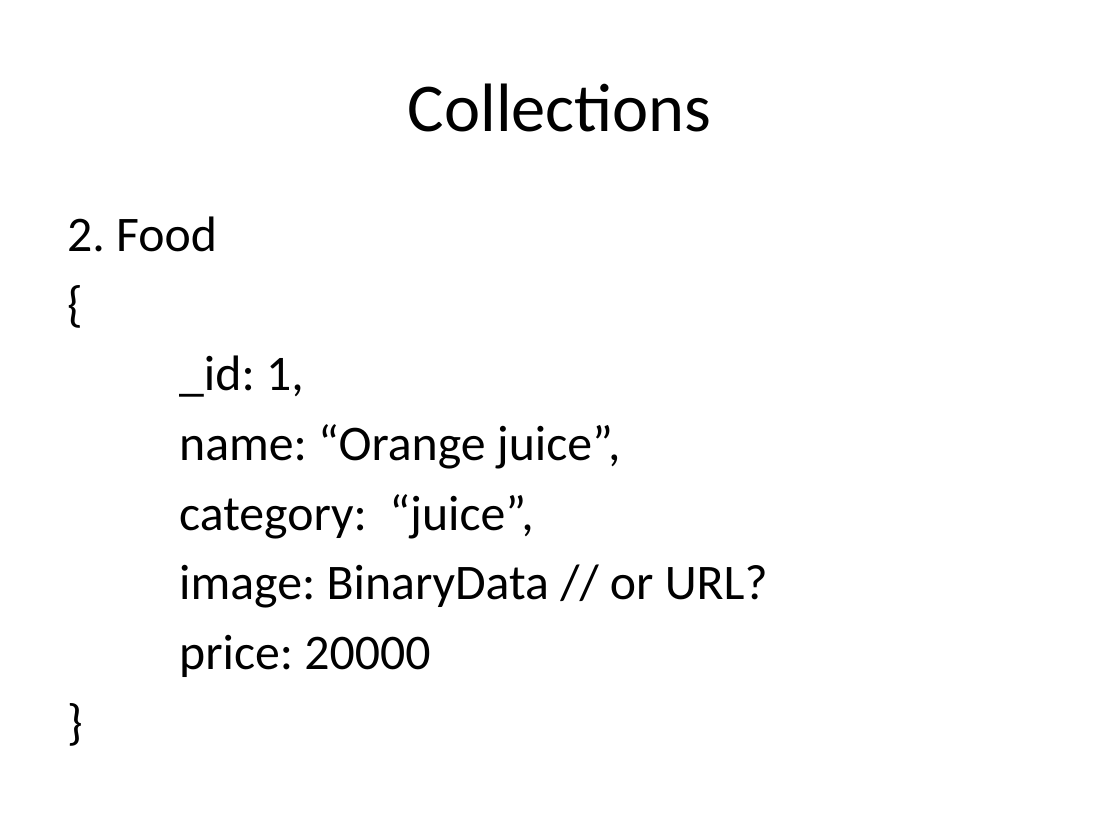
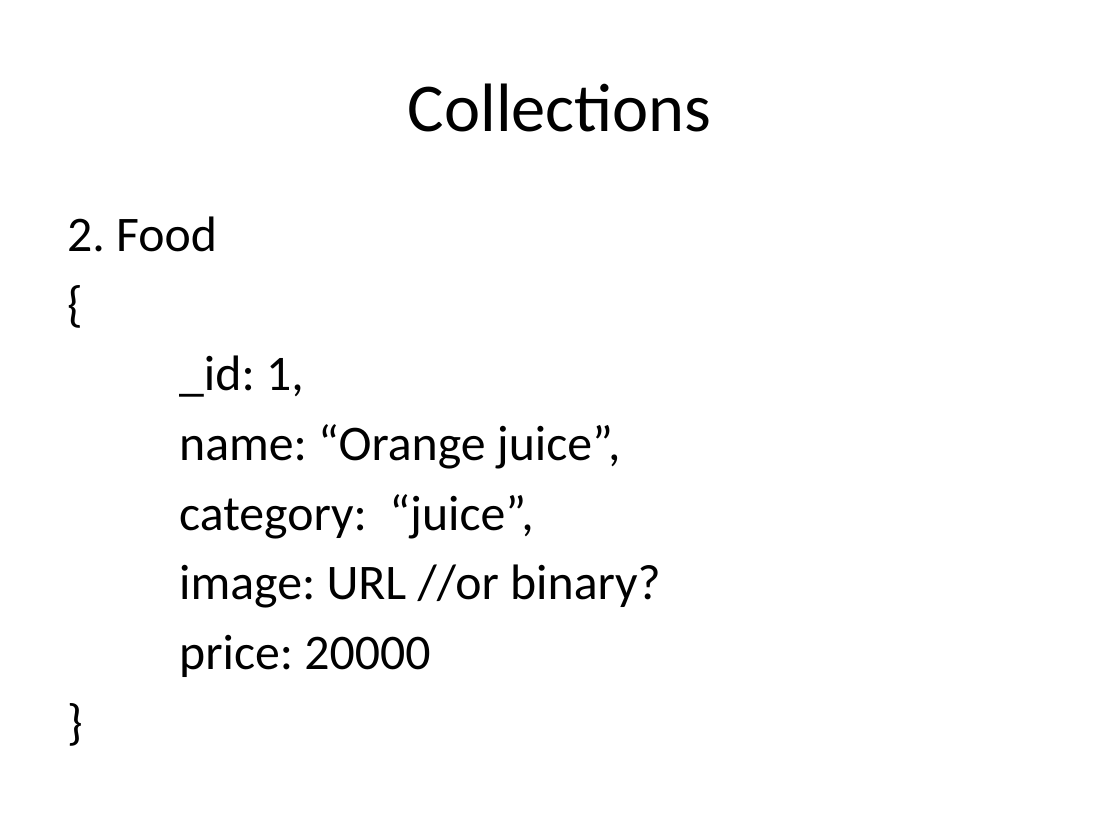
Before and after one commit to datnq55/CoffeeShop2, a slide deck: slide 4 of Tags/db/Design – MongoDB.pptx. Drawn at 1120x840 pixels with LibreOffice and Linux fonts; fonts in the diff are those of the drawing. Boxes give left, top, right and bottom in pixels: in the first picture for what was removed or moved away, otherwise in the second. Text is boxed around its words. In the diff, an @@ line names an element or a change of style, - is before the commit and + after.

```diff
--- a/Tags/db/Design – MongoDB.pptx
+++ b/Tags/db/Design – MongoDB.pptx
@@ text at box(179, 564, 661, 608): text changed @@
-image: BinaryData // or URL?
+image: URL //or binary?
```
Also in this commit, not shown: 1 other slide changed, 1 slide added, 6 other files.
